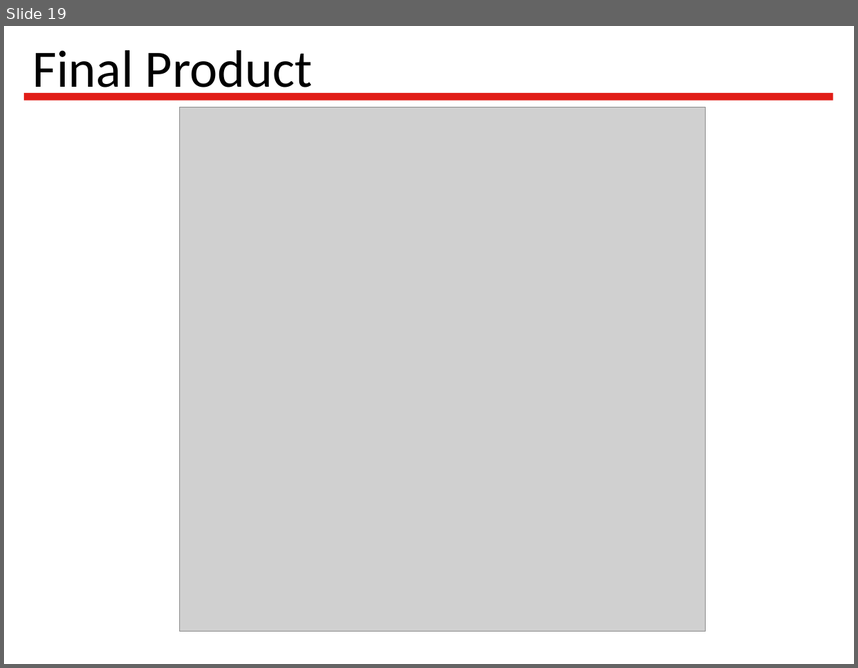
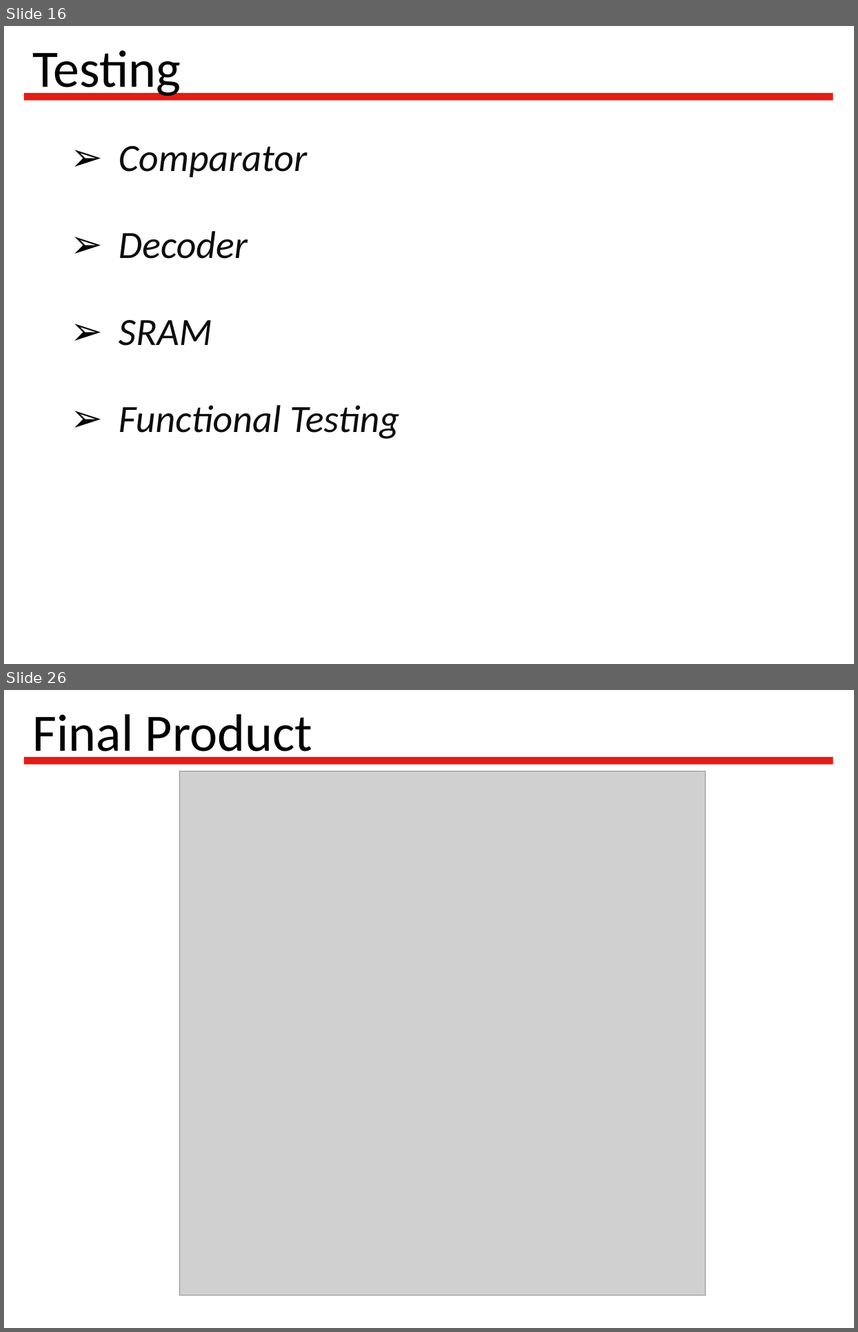
Before and after one commit to Latootoo/ECSE_548, a slide deck: Reports/presentation/Vlsi_project_presentation.ppt. Shown one above the other, each under a label of ours: slide 19 before the commit, slides 16 and 26 after it; the slides between them are not shown. The pictures are 858x668 and 858x1332 pixels, drawn with LibreOffice and Linux fonts; fonts in the diff are those of the drawing; grey boxes stand for pictures; background and template pictures are left out. Boxes give left, top, right and bottom in pixels: in the first picture for what was removed or moved away, otherwise in the second. Text is boxed around its words. In the diff, an @@ line names an element or a change of style, - is before the commit and + after.

```diff
--- a/Reports/presentation/Vlsi_project_presentation.ppt
+++ b/Reports/presentation/Vlsi_project_presentation.ppt
@@ slide 16 added at (4, 26, 854, 664), background #FFFFFF; not listed: 1 template element that a slide beside it also shows @@
@@ title added at (33, 50, 181, 99), 49 pt, text #000000 @@
+Testing
@@ text added at (119, 145, 399, 439), 36 pt, text #0D0D0D, italic @@
+➢ Comparator
+➢ Decoder
+➢ SRAM
+➢ Functional Testing
@@ what was slide 19 is now slide 26 @@
```
Also in this commit, not shown: 5 slides changed, 7 other slides added, 1 slide removed, 4 other files.
